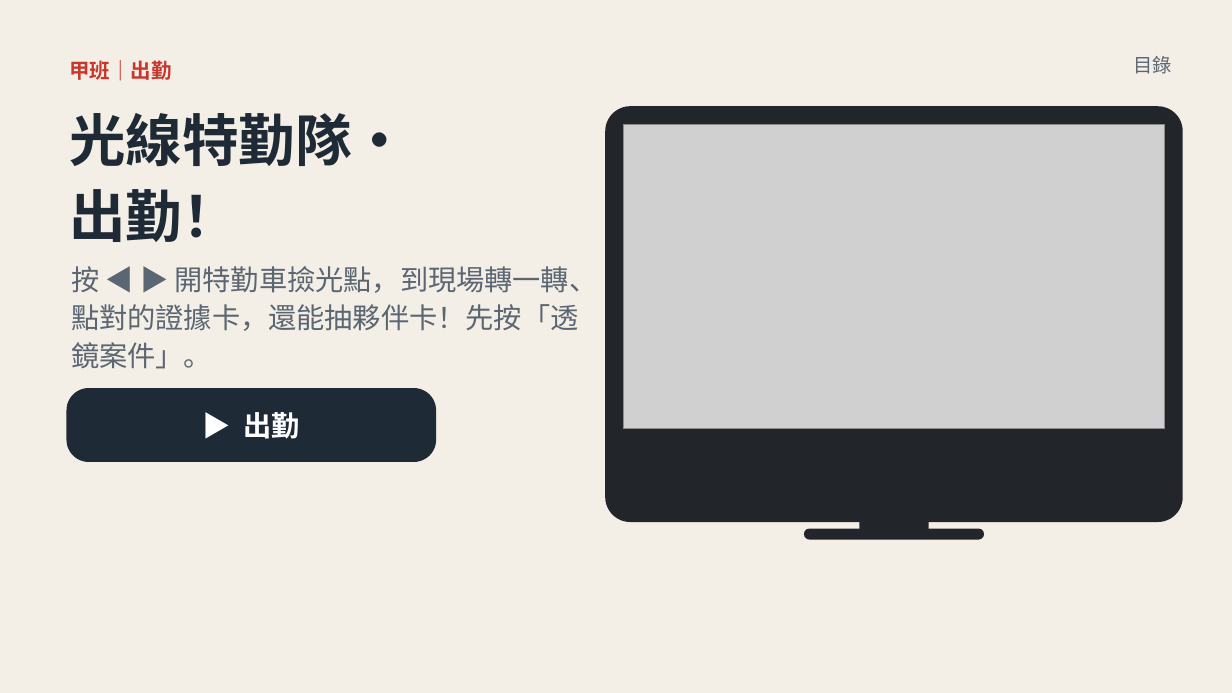
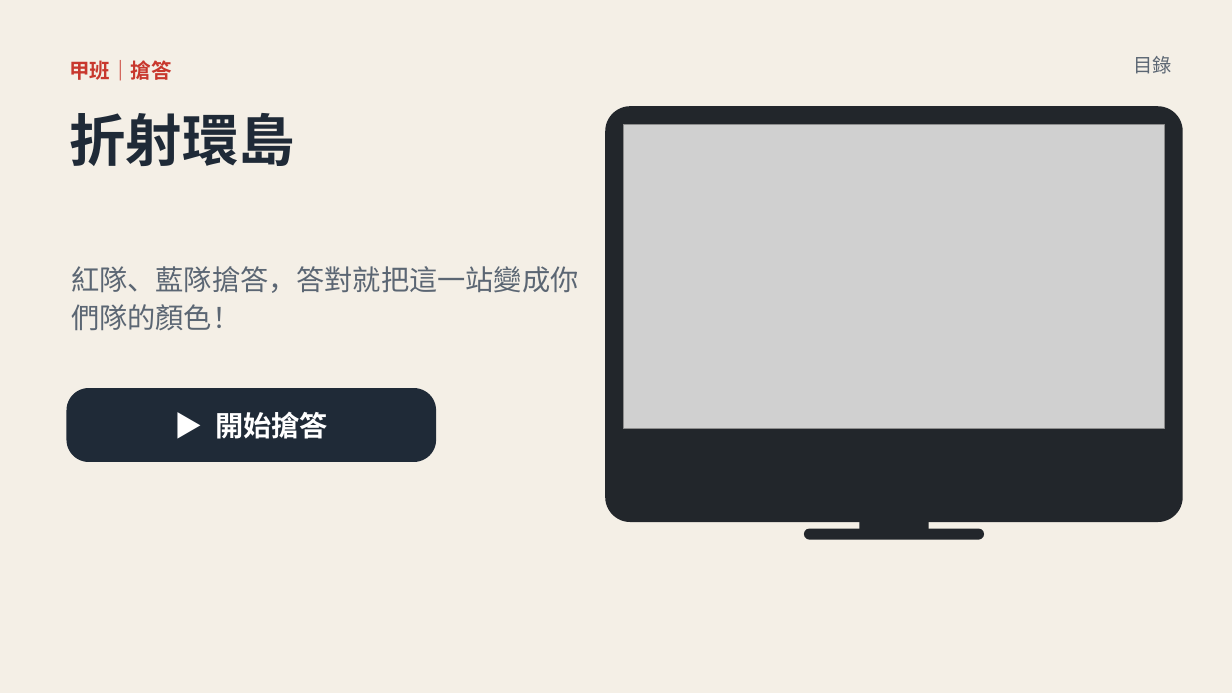
Before and after one commit to classtools1020/sports-results, a slide deck: slide 7 of f8f9fc3bd1/slides.pptx. Drawn at 1232x693 pixels with LibreOffice and Linux fonts; fonts in the diff are those of the drawing; grey boxes stand for pictures. Boxes give left, top, right and bottom in pixels: in the first picture for what was removed or moved away, otherwise in the second. Text is boxed around its words. In the diff, an @@ line names an element or a change of style, - is before the commit and + after.

```diff
--- a/f8f9fc3bd1/slides.pptx
+++ b/f8f9fc3bd1/slides.pptx
@@ text at [69,60,171,81]: text changed @@
-甲班｜出勤
+甲班｜搶答
@@ text at [69,113,295,166]: text changed @@
-光線特勤隊・
-出勤！
+折射環島
@@ text at [71,266,578,330]: text changed @@
-按 ◀ ▶ 開特勤車撿光點，到現場轉一轉、點對的證據卡，還能抽夥伴卡！先按「透鏡案件」。
+紅隊、藍隊搶答，答對就把這一站變成你們隊的顏色！
@@ text in rounded rectangle at [215,412,328,439]: text changed @@
-▶ 出勤
+▶ 開始搶答
```
Also in this commit, not shown: 4 other slides changed, 11 other files.
